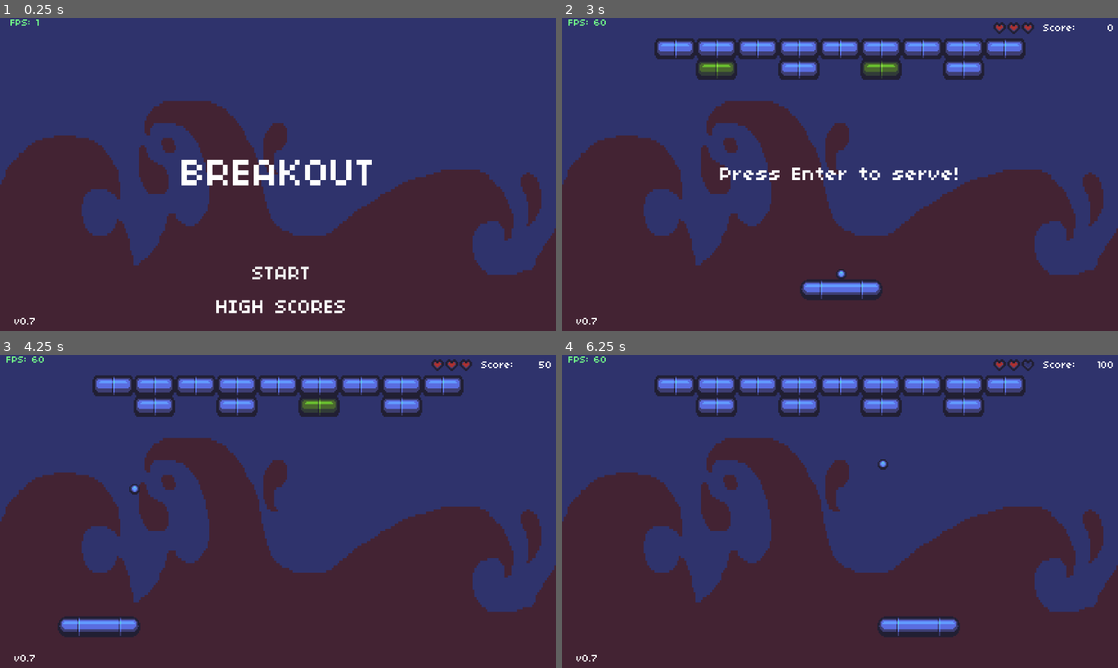
Above: before the commit, frames 1-4 (two rows, left to right).
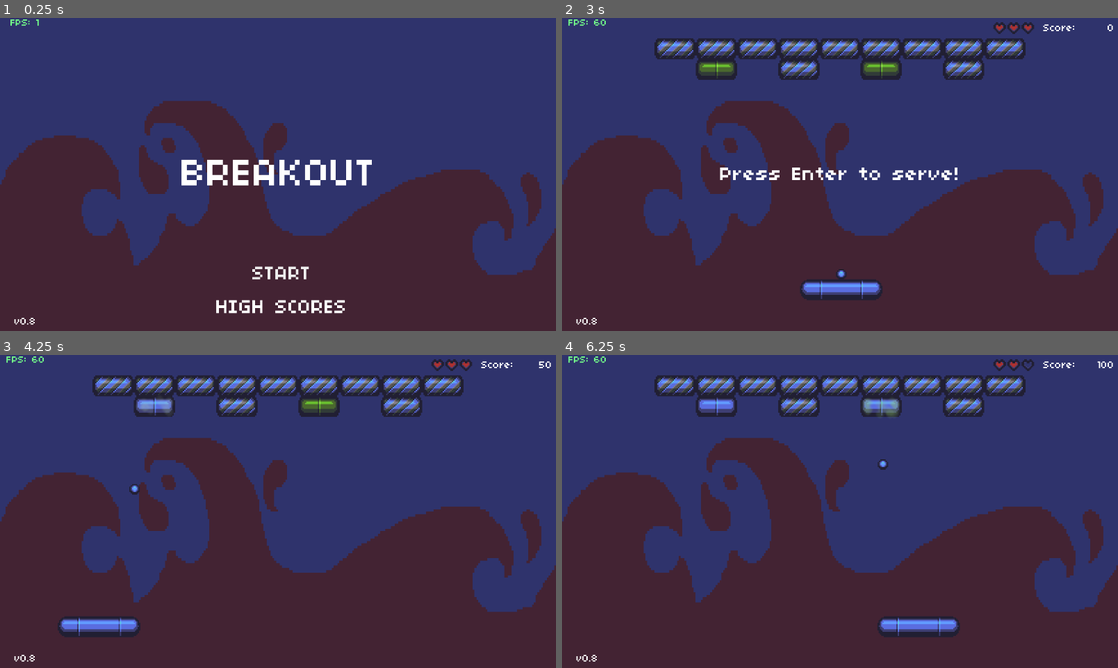
Above: after the commit, the same moments.

Repository: MzaxnaV/GodotGames
Game: Godot game, scene res://Scenes/Main.tscn
Same seed, same stepped clock (60 frames per second), same inputs: the game is played once before the commit and once after it.
Inputs:
- Up to frame 1 (0.25 s): no input
- Up to frame 2 (3 s): click "START" at 0.5 s; click "START" at 1.25 s; click "HIGH SCORES" at 2 s; tap Enter (ui_accept) at 2.75 s; hold Right (ui_right) from 2.78 s (still down)
- Up to frame 3 (4.25 s): tap Enter (ui_accept) at 3.02, 3.77 s; release Right (ui_right) at 3.53 s; hold Left (ui_left) from 3.53 s (still down)
- Up to frame 4 (6.25 s): release Left (ui_left) at 4.28 s; hold Right (ui_right) 4.28-5.78 s; tap Enter (ui_accept) at 5.27, 6.02 s; hold Left (ui_left) from 5.78 s (still down)

The runs differ from the first frame. In frame 1, less than 0.1% of the frame differs, in the area x 5-7%, y 95-98%; in frame 2, 2.2%; in frame 3, 2.2%; in frame 4, 2.4%, in the area x 5-83%, y 6-98%.

Commit message:
Particle Update

Diff:
--- /dev/null
+++ b/Assets/Graphics/Particle.tres
@@ -0,0 +1,50 @@
+[gd_resource type="ParticlesMaterial" load_steps=3 format=2]
+
+[sub_resource type="Gradient" id=1]
+
+offsets = PoolRealArray( 0, 1 )
+colors = PoolColorArray( 1, 1, 1, 0.588235, 1, 1, 1, 0 )
+
+[sub_resource type="GradientTexture" id=2]
+
+flags = 4
+gradient = SubResource( 1 )
+width = 2048
+
+[resource]
+
+render_priority = 0
+trail_divisor = 1
+emission_shape = 2
+emission_box_extents = Vector3( 12, 6, 1 )
+flag_align_y = false
+flag_rotate_y = false
+flag_disable_z = false
+spread = 180.0
+flatness = 0.0
+gravity = Vector3( 0, 9.8, 0 )
+initial_velocity = 1.0
+initial_velocity_random = 0.0
+angular_velocity = 3.0914e-41
+angular_velocity_random = 0.0
+linear_accel = 0.0
+linear_accel_random = 0.0
+radial_accel = 0.0
+radial_accel_random = 0.0
+tangential_accel = 0.0
+tangential_accel_random = 0.0
+damping = 0.0
+damping_random = 0.0
+angle = 0.0
+angle_random = 0.0
+scale = 1.0
+scale_random = 0.0
+color_ramp = SubResource( 2 )
+hue_variation = 0.0
+hue_variation_random = 0.0
+anim_speed = 0.0
+anim_speed_random = 0.0
+anim_offset = 0.0
+anim_offset_random = 0.0
+anim_loop = false
+_sections_unfolded = [ "Color", "Emission Shape", "Gravity" ]
--- a/Scenes/Game.tscn
+++ b/Scenes/Game.tscn
@@ -42,7 +42,7 @@
 content_margin_top = -1.0
 content_margin_bottom = -1.0
 
-[node name="Game" type="Node" index="0"]
+[node name="Game" type="Node"]
 
 pause_mode = 2
 script = ExtResource( 1 )
--- a/Scenes/Level.tscn
+++ b/Scenes/Level.tscn
@@ -8,65 +8,16 @@
 [ext_resource path="res://Assets/Graphics/hearts.png" type="Texture" id=6]
 [ext_resource path="res://Assets/Fonts/small_font.tres" type="DynamicFont" id=7]
 [ext_resource path="res://Assets/Fonts/medium_font.tres" type="DynamicFont" id=8]
-[ext_resource path="res://Assets/Sounds/paddle_hit.wav" type="AudioStream" id=9]
-[ext_resource path="res://Assets/Sounds/brick-hit-1.wav" type="AudioStream" id=10]
-[ext_resource path="res://Assets/Sounds/brick-hit-2.wav" type="AudioStream" id=11]
-[ext_resource path="res://Assets/Sounds/wall_hit.wav" type="AudioStream" id=12]
-[ext_resource path="res://Assets/Sounds/hurt.wav" type="AudioStream" id=13]
-[ext_resource path="res://Assets/Graphics/particle.png" type="Texture" id=14]
-
-[sub_resource type="Gradient" id=2]
-
-offsets = PoolRealArray( 0, 1 )
-colors = PoolColorArray( 0.356863, 0.431373, 0.882353, 0.588235, 0.356863, 0.431373, 0.882353, 0 )
-
-[sub_resource type="GradientTexture" id=3]
-
-flags = 4
-gradient = SubResource( 2 )
-width = 2048
-
-[sub_resource type="ParticlesMaterial" id=1]
-
-render_priority = 0
-trail_divisor = 1
-emission_shape = 2
-emission_box_extents = Vector3( 10, 5, 1 )
-flag_align_y = false
-flag_rotate_y = false
-flag_disable_z = true
-spread = 180.0
-flatness = 0.0
-gravity = Vector3( 0, 20, 0 )
-initial_velocity = 20.0
-initial_velocity_random = 0.2
-angular_velocity = 0.0
-angular_velocity_random = 0.0
-orbit_velocity = 0.0
-orbit_velocity_random = 0.0
-linear_accel = 0.0
-linear_accel_random = 0.0
-radial_accel = 0.0
-radial_accel_random = 0.0
-tangential_accel = 0.0
-tangential_accel_random = 0.0
-damping = 0.0
-damping_random = 0.0
-angle = 0.0
-angle_random = 0.0
-scale = 1.0
-scale_random = 0.0
-color_ramp = SubResource( 3 )
-hue_variation = 0.0
-hue_variation_random = 0.0
-anim_speed = 0.0
-anim_speed_random = 0.0
-anim_offset = 0.0
-anim_offset_random = 0.0
-anim_loop = false
-_sections_unfolded = [ "Color", "Emission Shape", "Gravity", "Hue Variation", "Initial Velocity", "Spread" ]
-
-[node name="Level" type="Node"]
+[ext_resource path="res://Assets/Graphics/Particle.tres" type="Material" id=9]
+[ext_resource path="res://Assets/Graphics/particle.png" type="Texture" id=10]
+[ext_resource path="res://Scripts/Explosion.gd" type="Script" id=11]
+[ext_resource path="res://Assets/Sounds/paddle_hit.wav" type="AudioStream" id=12]
+[ext_resource path="res://Assets/Sounds/brick-hit-1.wav" type="AudioStream" id=13]
+[ext_resource path="res://Assets/Sounds/brick-hit-2.wav" type="AudioStream" id=14]
+[ext_resource path="res://Assets/Sounds/wall_hit.wav" type="AudioStream" id=15]
+[ext_resource path="res://Assets/Sounds/hurt.wav" type="AudioStream" id=16]
+
+[node name="Level" type="Node" index="0"]
 
 pause_mode = 1
 script = ExtResource( 1 )
@@ -89,7 +40,6 @@
 
 [node name="HUD" type="CanvasLayer" parent="." index="2"]
 
-editor/display_folded = true
 layer = 1
 offset = Vector2( 0, 0 )
 rotation = 0.0
@@ -214,52 +164,7 @@
 max_lines_visible = -1
 _sections_unfolded = [ "custom_fonts" ]
 
-[node name="PaddleHitSound" type="AudioStreamPlayer" parent="." index="3"]
-
-stream = ExtResource( 9 )
-volume_db = -30.0
-pitch_scale = 1.0
-autoplay = false
-mix_target = 0
-bus = "Master"
-
-[node name="BrickHit1Sound" type="AudioStreamPlayer" parent="." index="4"]
-
-stream = ExtResource( 10 )
-volume_db = -30.0
-pitch_scale = 1.0
-autoplay = false
-mix_target = 0
-bus = "Master"
-
-[node name="BrickHit2Sound" type="AudioStreamPlayer" parent="." index="5"]
-
-stream = ExtResource( 11 )
-volume_db = -30.0
-pitch_scale = 1.0
-autoplay = false
-mix_target = 0
-bus = "Master"
-
-[node name="WallHitSound" type="AudioStreamPlayer" parent="." index="6"]
-
-stream = ExtResource( 12 )
-volume_db = -30.0
-pitch_scale = 1.0
-autoplay = false
-mix_target = 0
-bus = "Master"
-
-[node name="HurtSound" type="AudioStreamPlayer" parent="." index="7"]
-
-stream = ExtResource( 13 )
-volume_db = -30.0
-pitch_scale = 1.0
-autoplay = false
-mix_target = 0
-bus = "Master"
-
-[node name="Explosion" type="Particles2D" parent="." index="8"]
+[node name="Explosion" type="Particles2D" parent="HUD" index="1"]
 
 emitting = false
 amount = 20
@@ -274,10 +179,57 @@
 visibility_rect = Rect2( -100, -100, 200, 200 )
 local_coords = true
 draw_order = 0
-process_material = SubResource( 1 )
-texture = ExtResource( 14 )
+process_material = ExtResource( 9 )
+texture = ExtResource( 10 )
 normal_map = null
 h_frames = 1
 v_frames = 1
+script = ExtResource( 11 )
+_sections_unfolded = [ "Process Material" ]
+
+[node name="PaddleHitSound" type="AudioStreamPlayer" parent="." index="3"]
+
+stream = ExtResource( 12 )
+volume_db = -30.0
+pitch_scale = 1.0
+autoplay = false
+mix_target = 0
+bus = "Master"
+
+[node name="BrickHit1Sound" type="AudioStreamPlayer" parent="." index="4"]
+
+stream = ExtResource( 13 )
+volume_db = -30.0
+pitch_scale = 1.0
+autoplay = false
+mix_target = 0
+bus = "Master"
+
+[node name="BrickHit2Sound" type="AudioStreamPlayer" parent="." index="5"]
+
+stream = ExtResource( 14 )
+volume_db = -30.0
+pitch_scale = 1.0
+autoplay = false
+mix_target = 0
+bus = "Master"
+
+[node name="WallHitSound" type="AudioStreamPlayer" parent="." index="6"]
+
+stream = ExtResource( 15 )
+volume_db = -30.0
+pitch_scale = 1.0
+autoplay = false
+mix_target = 0
+bus = "Master"
+
+[node name="HurtSound" type="AudioStreamPlayer" parent="." index="7"]
+
+stream = ExtResource( 16 )
+volume_db = -30.0
+pitch_scale = 1.0
+autoplay = false
+mix_target = 0
+bus = "Master"
 
 [connection signal="area_entered" from="Paddle" to="." method="_on_Paddle_area_entered"]
--- a/Scenes/Main.tscn
+++ b/Scenes/Main.tscn
@@ -5,7 +5,7 @@
 [ext_resource path="res://Assets/Fonts/small_font.tres" type="DynamicFont" id=3]
 [ext_resource path="res://Scripts/FPS.gd" type="Script" id=4]
 
-[node name="Main" type="Node"]
+[node name="Main" type="Node" index="0"]
 
 pause_mode = 2
 _sections_unfolded = [ "Pause" ]
@@ -119,7 +119,7 @@
 size_flags_horizontal = 1
 size_flags_vertical = 4
 custom_fonts/font = ExtResource( 3 )
-text = "v0.7"
+text = "v0.8"
 align = 1
 valign = 1
 percent_visible = 1.0
--- /dev/null
+++ b/Scripts/Explosion.gd
@@ -0,0 +1,7 @@
+extends Particles2D
+
+func explode(brick_pos, brick_colour, brick_tier):
+	position = brick_pos
+	var colour = CONSTANTS.COLOURS[brick_colour - 1]
+	process_material.color_ramp.gradient.colors[0] = Color(colour[0], colour[1], colour[2], (55.0 + (brick_tier + 1))/255.0)
+	restart()
--- a/Scripts/Level.gd
+++ b/Scripts/Level.gd
@@ -13,6 +13,7 @@
 func _on_Brick_area_entered(area, brick):
 	score += brick.tier * 200 + brick.colour * 25
 	$HUD/LevelScreen/Score.set_text(str(score))
+	$HUD/Explosion.explode(brick.position, brick.colour, brick.tier)
 
 	if $Ball.position.x - 2 < brick.position.x - 16 and $Ball.velocity.x > 0:
 		$Ball.velocity.x = -$Ball.velocity.x
@@ -29,8 +30,6 @@
 
 	if brick.tier <= 0 and brick.colour <= 1:
 		$BrickHit1Sound.play()
-		$Explosion.position = brick.position
-		$Explosion.restart()
 		brick.queue_free()
 	else:
 		$BrickHit2Sound.play()
--- a/Scripts/states/StartState.gd
+++ b/Scripts/states/StartState.gd
@@ -11,7 +11,7 @@
 	$StartScreen.hide()
 	var level = Level.instance()
 	var paddle_skin = 1
-	level.populate(generate_bricks(1), paddle_skin)
+	level.populate(generate_bricks(32), paddle_skin)
 	return level
 
 func generate_bricks(level):
--- a/Scripts/utils/constants.gd
+++ b/Scripts/utils/constants.gd
@@ -4,3 +4,11 @@
 const VIRTUAL_HEIGHT = 243
 
 const PADDLE_SPEED = 200
+
+const COLOURS = {
+	0 : [99.0/255.0, 155.0/255.0, 255.0/255.0], #blue
+	1 : [106.0/255.0, 190.0/255.0, 47.0/255.0], #green
+	2 : [217.0/255.0, 87.0/255.0, 99.0/255.0], #red
+	3 : [215.0/255.0, 123.0/255.0, 186.0/255.0], # purple
+	4 : [251.0/255.0, 242.0/255.0, 54.0/255.0] # gold
+}
Not shown: 1 places in Scenes/Level.tscn that only renumber resources
